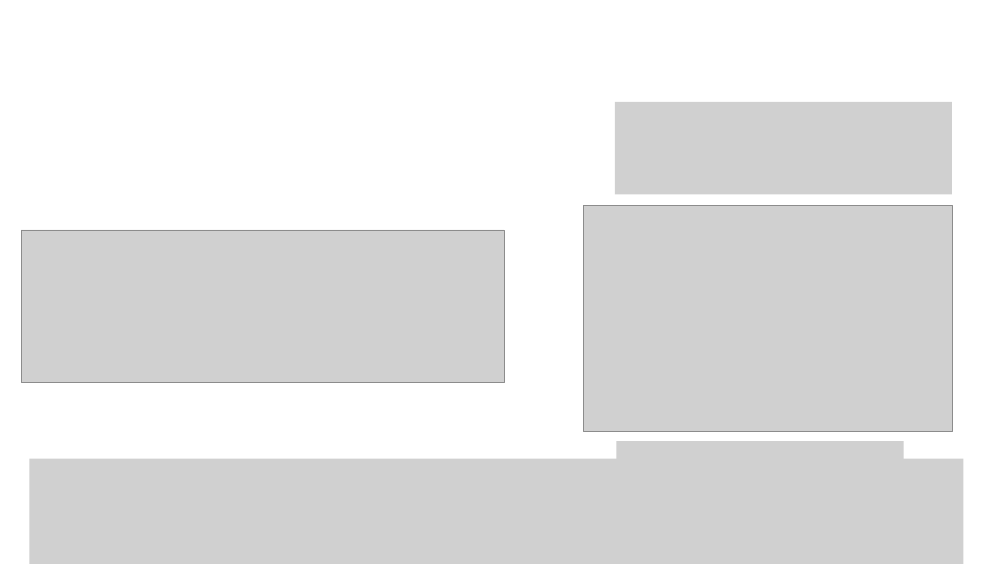
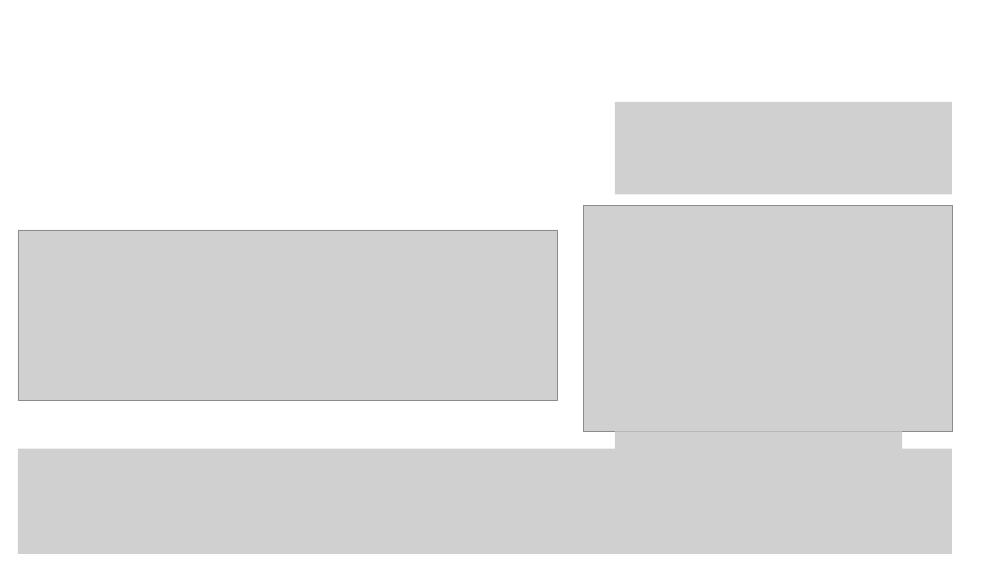
Before and after one commit to spemmaraju5/MSc-Physics-Monash-University, a slide deck: slide 4 of Research_Project/LHCb Starterkit/MSc Research Project Progress 31 Aug 2022.pptx. Drawn at 1008x567 pixels with LibreOffice and Linux fonts; fonts in the diff are those of the drawing; grey boxes stand for pictures. Boxes give left, top, right and bottom in pixels: in the first picture for what was removed or moved away, otherwise in the second. Text is boxed around its words. In the diff, an @@ line names an element or a change of style, - is before the commit and + after.

```diff
--- a/Research_Project/LHCb Starterkit/MSc Research Project Progress 31 Aug 2022.pptx
+++ b/Research_Project/LHCb Starterkit/MSc Research Project Progress 31 Aug 2022.pptx
@@ picture: place and size @@
-picture at <box>21,230,504,383</box>
+picture at <box>18,230,558,401</box>
@@ picture: place and size @@
-picture at <box>29,459,964,564</box>
+picture at <box>18,449,953,554</box>
@@ picture: place and size @@
-picture at <box>616,441,904,471</box>
+picture at <box>615,432,902,462</box>
```
Also in this commit, not shown: 1 other file.
